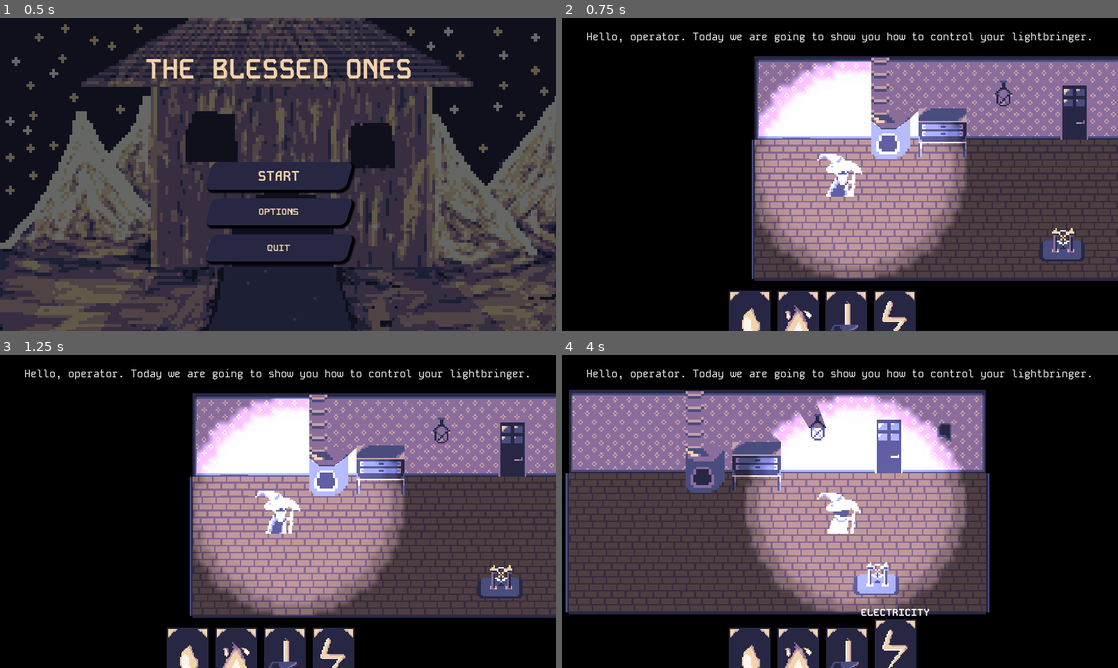
Above: before the commit, frames 1-4 (two rows, left to right).
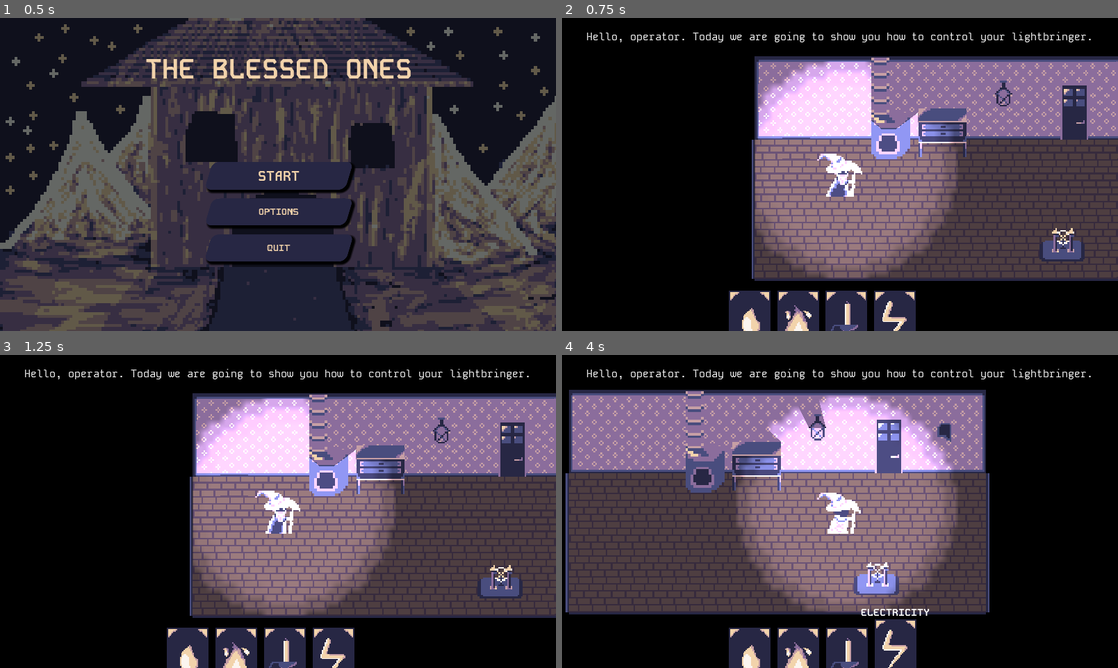
Above: after the commit, the same moments.

Repository: Salach-Malejkum/pirate-software
Game: Godot game, scene res://Scenes/main_menu.tscn
The game is run twice, just before and just after one commit, with the same random seed, the same clock (stepped at 60 frames per second) and the same inputs.
Inputs (mouse positions are in pixels of both pictures, inside the frame that each line leads up to):
- Up to frame 1 (0.5 s): no input
- Up to frame 2 (0.75 s): click "START" at 0.5 s
- Up to frame 3 (1.25 s): no input
- Up to frame 4 (4 s): move the mouse to (751, 658) at 1.27 s; hold D (move_right) 1.28-2.03 s; tap E (open_door) every 0.75 s from 1.35 to 3.6 s; click (751, 658) at 1.42 s; move the mouse to (795, 658) at 2.02 s; hold S (move_down) 2.03-2.78 s; click (795, 658) at 2.17 s; move the mouse to (845, 658) at 2.77 s; hold D (move_right) 2.78-3.53 s; click (845, 658) at 2.92 s; tap Enter at 3.5 s; move the mouse to (895, 658) at 3.52 s; hold W (move_up) from 3.53 s (still down); click (895, 658) at 3.67 s

Frame 1 is identical in both runs. In frame 2, 16% of the frame differs, in the area x 34-73%, y 13-84%; in frame 3, 16%; in frame 4, 18%, in the area x 31-73%, y 12-83%.

Commit message:
fix player light

Diff:
--- a/Scenes/player.tscn
+++ b/Scenes/player.tscn
@@ -130,12 +130,6 @@
 offset_right = 266.0
 offset_bottom = 254.0
 
-[node name="PointLight2D" type="PointLight2D" parent="."]
-position = Vector2(9, -3)
-shadow_enabled = true
-texture = ExtResource("3_8ingo")
-texture_scale = 4.0
-
 [node name="AnimatedSprite2D" type="AnimatedSprite2D" parent="."]
 z_index = 1
 z_as_relative = false
@@ -147,8 +141,7 @@
 
 [node name="PointLight2D" type="PointLight2D" parent="AnimatedSprite2D"]
 material = SubResource("ShaderMaterial_chilp")
-position = Vector2(9, -3)
-energy = 0.5
+position = Vector2(4, -3)
 shadow_enabled = true
 texture = ExtResource("3_8ingo")
 texture_scale = 4.0
--- a/Scripts/player.gd
+++ b/Scripts/player.gd
@@ -7,7 +7,7 @@
 @export var player_min_hp = 0.1
 @onready var anim_sprite = $AnimatedSprite2D
 @onready var texture_rect = $CanvasLayer/TextureRect
-@onready var light = $PointLight2D
+@onready var light = $AnimatedSprite2D/PointLight2D
 @onready var tutorial_node = $TutorialInfo
 
 var _current_damage_chunk : float = 0.0
